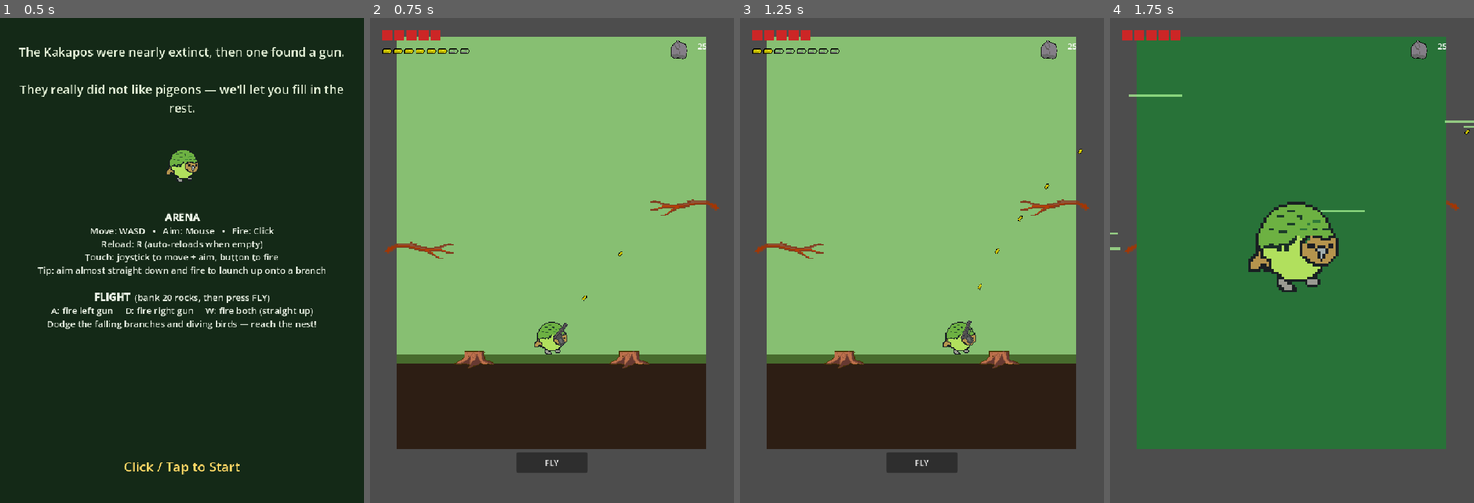
Above: before the commit, frames 1-4 (left to right).
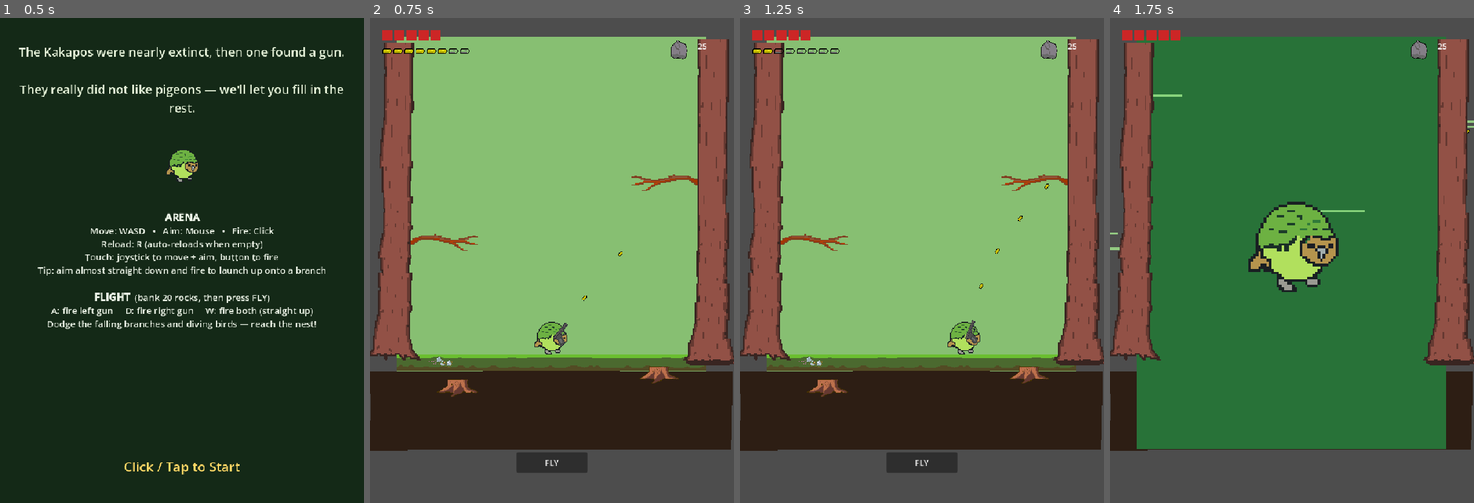
Above: after the commit, the same moments.

Repository: CCp0/Glockapo
Game: Godot game, scene res://scenes/start_screen.tscn
Two runs of this game, one before a commit and one after it. Both use one fixed random seed, a clock stepped at 60 frames per second and the inputs below.
Inputs (mouse positions are in pixels of both pictures, inside the frame that each line leads up to):
- Up to frame 1 (0.5 s): no input
- Up to frame 2 (0.75 s): tap Enter at 0.5 s; move the mouse to (632, 236) at 0.52 s; press the mouse at (632, 236) at 0.53 s; hold D (move_right) from 0.53 s (still down)
- Up to frame 3 (1.25 s): keep holding D (move_right); tap W (move_up) at 0.77 s
- Up to frame 4 (1.75 s): release D (move_right) at 1.25 s; release the mouse at (1372, 236) at 1.25 s; click "FLY" at 1.25 s

Frame 1 is identical in both runs. In frame 2, 17% of the frame differs, in the area x 0-100%, y 4-90%; in frame 3, 17%; in frame 4, 14%.

Commit message:
Ground and Background Textures Added

Diff:
--- a/autoloads/game_state.gd
+++ b/autoloads/game_state.gd
@@ -40,14 +40,10 @@
 	rocks_changed.emit(rocks)
 
 
-## Called when a nest is destroyed: rocks reset (so the Fly button hides
-## again until the next 20), the wave ramps up, birds-this-wave resets.
 func start_new_wave() -> void:
 	wave += 1
 	nests_destroyed_this_run += 1
-	rocks = 0
 	birds_downed_this_wave = 0
-	rocks_changed.emit(rocks)
 
 	# wave is at least 2 here, i.e. this can't trigger until after the
 	# first nest is destroyed.
--- a/resources/biome_config.gd
+++ b/resources/biome_config.gd
@@ -10,13 +10,8 @@
 ## Placeholder background color until real background art exists
 @export var sky_color: Color = Color(0.53, 0.75, 0.92)
 
-## Placeholder ground color until real ground art exists
-@export var ground_color: Color = Color(0.28, 0.42, 0.18)
-
 ## Darker base/soil band beneath the ground surface, where stumps sit
 @export var ground_base_color: Color = Color(0.18, 0.12, 0.08)
-
-@export var platform_scenes: Array[PackedScene] = []
 
 ## Flying enemy scene this biome's spawner instances (forest: wood pigeon).
 @export var enemy_scene: PackedScene
--- a/resources/biomes/forest.tres
+++ b/resources/biomes/forest.tres
@@ -7,12 +7,14 @@
 [ext_resource type="PackedScene" uid="uid://bui702qold41d" path="res://scenes/enemies/armored_pigeon.tscn" id="5_armored_pigeon"]
 [ext_resource type="PackedScene" uid="uid://wmti1ln1cvho" path="res://scenes/flight_obstacles/falling_branch.tscn" id="6_falling_branch"]
 [ext_resource type="PackedScene" uid="uid://cm0g3vounmasl" path="res://scenes/flight_obstacles/diving_bird.tscn" id="7_diving_bird"]
+[ext_resource type="Texture2D" uid="uid://cvp7kt5uyst0c" path="res://assets/background/Tree Trunk Background.png" id="8_tree_trunks"]
 
 [resource]
 script = ExtResource("1_script")
 id = "forest"
 display_name = "Forest"
 sky_color = Color(0.53, 0.75, 0.45, 1)
+background_tree_texture = ExtResource("8_tree_trunks")
 platform_scenes = Array[PackedScene]([ExtResource("2_branch"), ExtResource("3_stump")])
 enemy_scene = ExtResource("4_wood_pigeon")
 ground_enemy_scene = ExtResource("5_armored_pigeon")
--- a/scenes/arena.tscn
+++ b/scenes/arena.tscn
@@ -7,9 +7,33 @@
 [ext_resource type="Script" uid="uid://r8oc27gk8mhi" path="res://scripts/enemy_spawner.gd" id="5_enemy_spawner_script"]
 [ext_resource type="Script" uid="uid://dgnw3kqy80oko" path="res://scripts/health_hud.gd" id="6_health_hud_script"]
 [ext_resource type="PackedScene" uid="uid://b5mi2hr0ate3i" path="res://scenes/ui/game_over_screen.tscn" id="7_game_over"]
-[ext_resource type="Script" path="res://scripts/ammo_hud.gd" id="8_ammo_hud_script"]
-[ext_resource type="Script" path="res://scripts/rock_hud.gd" id="9_rock_hud_script"]
-[ext_resource type="Script" path="res://scripts/fly_button.gd" id="10_fly_button_script"]
+[ext_resource type="Script" uid="uid://xcrvcrdqntsq" path="res://scripts/ammo_hud.gd" id="8_ammo_hud_script"]
+[ext_resource type="Script" uid="uid://2s4rnf80clm3" path="res://scripts/rock_hud.gd" id="9_rock_hud_script"]
+[ext_resource type="Script" uid="uid://bhe70fguctice" path="res://scripts/fly_button.gd" id="10_fly_button_script"]
+[ext_resource type="PackedScene" uid="uid://bt24l2jyflv0d" path="res://scenes/platforms/branch_platform.tscn" id="11_branch"]
+[ext_resource type="PackedScene" uid="uid://ra0jvltdnryx" path="res://scenes/platforms/stump_platform.tscn" id="12_stump"]
+[ext_resource type="Texture2D" uid="uid://cvp7kt5uyst0c" path="res://assets/background/Tree Trunk Background.png" id="13_tree_trunks"]
+[ext_resource type="Texture2D" uid="uid://b4eva01ags8hr" path="res://assets/background/Forest Floor Background.png" id="14_forest_floor"]
+
+[sub_resource type="AtlasTexture" id="AtlasTexture_trunk_0"]
+atlas = ExtResource("13_tree_trunks")
+region = Rect2(0, 0, 64, 64)
+
+[sub_resource type="AtlasTexture" id="AtlasTexture_trunk_2"]
+atlas = ExtResource("13_tree_trunks")
+region = Rect2(128, 0, 64, 64)
+
+[sub_resource type="AtlasTexture" id="AtlasTexture_trunk_4"]
+atlas = ExtResource("13_tree_trunks")
+region = Rect2(256, 0, 64, 64)
+
+[sub_resource type="AtlasTexture" id="AtlasTexture_trunk_1"]
+atlas = ExtResource("13_tree_trunks")
+region = Rect2(64, 0, 64, 64)
+
+[sub_resource type="AtlasTexture" id="AtlasTexture_trunk_3"]
+atlas = ExtResource("13_tree_trunks")
+region = Rect2(192, 0, 64, 64)
 
 [sub_resource type="RectangleShape2D" id="RectangleShape2D_ground"]
 size = Vector2(720, 220)
@@ -22,6 +46,42 @@
 
 [node name="Background" type="Polygon2D" parent="." unique_id=2140869350]
 polygon = PackedVector2Array(0, 0, 720, 0, 720, 960, 0, 960)
+
+[node name="BackgroundTrees" type="Node2D" parent="." unique_id=311924906]
+
+[node name="Tree1" type="Node" parent="BackgroundTrees" unique_id=2009690761]
+
+[node name="TreeTrunk1" type="Sprite2D" parent="BackgroundTrees/Tree1" unique_id=1553135931]
+position = Vector2(-12.599995, 650)
+scale = Vector2(3.2, 3.2)
+texture = SubResource("AtlasTexture_trunk_0")
+
+[node name="TreeTrunk2" type="Sprite2D" parent="BackgroundTrees/Tree1" unique_id=278611604]
+position = Vector2(-5.5999794, 460)
+scale = Vector2(2.8, 2.8)
+texture = SubResource("AtlasTexture_trunk_2")
+
+[node name="TreeTrunk6" type="Sprite2D" parent="BackgroundTrees/Tree1" unique_id=877307177]
+position = Vector2(-2.5999985, 193.29999)
+scale = Vector2(2.8, 5.6343746)
+texture = SubResource("AtlasTexture_trunk_2")
+
+[node name="Tree2" type="Node" parent="BackgroundTrees" unique_id=943434641]
+
+[node name="TreeTrunk3" type="Sprite2D" parent="BackgroundTrees/Tree2" unique_id=1642160699]
+position = Vector2(728.6, 506)
+scale = Vector2(3.01875, 3.0499992)
+texture = SubResource("AtlasTexture_trunk_4")
+
+[node name="TreeTrunk4" type="Sprite2D" parent="BackgroundTrees/Tree2" unique_id=79225133]
+position = Vector2(728.6, 669)
+scale = Vector2(3, 3)
+texture = SubResource("AtlasTexture_trunk_1")
+
+[node name="TreeTrunk5" type="Sprite2D" parent="BackgroundTrees/Tree2" unique_id=881744039]
+position = Vector2(729.6, 209)
+scale = Vector2(3, 6.40625)
+texture = SubResource("AtlasTexture_trunk_3")
 
 [node name="Ground" type="StaticBody2D" parent="." unique_id=2089772106]
 position = Vector2(360, 850)
@@ -30,28 +90,45 @@
 [node name="CollisionShape2D" type="CollisionShape2D" parent="Ground" unique_id=2018121801]
 shape = SubResource("RectangleShape2D_ground")
 
-[node name="GrassVisual" type="Polygon2D" parent="Ground" unique_id=1239844378]
-polygon = PackedVector2Array(-360, -110, 360, -110, 360, -90, -360, -90)
+[node name="GrassVisual" type="Sprite2D" parent="Ground" unique_id=1239844378]
+position = Vector2(0, -92)
+scale = Vector2(0.5625, 0.5625)
+texture = ExtResource("14_forest_floor")
 
 [node name="SoilVisual" type="Polygon2D" parent="Ground" unique_id=1642217418]
-polygon = PackedVector2Array(-360, -90, 360, -90, 360, 110, -360, 110)
+polygon = PackedVector2Array(-424, -72, -1, -73, 421, -72, 417.09802, 111.48425, -424, 112, -422, 8)
+uv = PackedVector2Array(-423, -89, 419, -90, 417.09802, 111.48425, -419, 109, -420.8504, 8.733719)
 
 [node name="Platforms" type="Node2D" parent="." unique_id=997435839]
 
-[node name="LeftWall" type="StaticBody2D" parent="."]
+[node name="Branch1" parent="Platforms" unique_id=991660990 instance=ExtResource("11_branch")]
+position = Vector2(107.000015, 461.00003)
+scale = Vector2(2.6, 2.6)
+
+[node name="Branch2" parent="Platforms" unique_id=394017629 instance=ExtResource("11_branch")]
+position = Vector2(626.00006, 322.00003)
+scale = Vector2(-2.6, 2.6)
+
+[node name="Stump1" parent="Platforms" unique_id=1292157900 instance=ExtResource("12_stump")]
+position = Vector2(141, 806)
+scale = Vector2(1.5, 1.5)
+
+[node name="Stump2" parent="Platforms" unique_id=875274470 instance=ExtResource("12_stump")]
+position = Vector2(609, 775)
+scale = Vector2(1.5, 1.5)
+
+[node name="LeftWall" type="StaticBody2D" parent="." unique_id=252656788]
 position = Vector2(-20, 480)
-collision_layer = 1
 collision_mask = 0
 
-[node name="CollisionShape2D" type="CollisionShape2D" parent="LeftWall"]
+[node name="CollisionShape2D" type="CollisionShape2D" parent="LeftWall" unique_id=1954062837]
 shape = SubResource("RectangleShape2D_wall")
 
-[node name="RightWall" type="StaticBody2D" parent="."]
+[node name="RightWall" type="StaticBody2D" parent="." unique_id=906267478]
 position = Vector2(740, 480)
-collision_layer = 1
 collision_mask = 0
 
-[node name="CollisionShape2D" type="CollisionShape2D" parent="RightWall"]
+[node name="CollisionShape2D" type="CollisionShape2D" parent="RightWall" unique_id=196517424]
 shape = SubResource("RectangleShape2D_wall")
 
 [node name="Kakapo" parent="." unique_id=890051436 instance=ExtResource("2_kakapo")]
@@ -76,14 +153,15 @@
 offset_bottom = 44.0
 script = ExtResource("6_health_hud_script")
 
-[node name="AmmoHUD" type="HBoxContainer" parent="HUD"]
+[node name="AmmoHUD" type="HBoxContainer" parent="HUD" unique_id=849650773]
 offset_left = 24.0
 offset_top = 54.0
 offset_right = 250.0
 offset_bottom = 78.0
 script = ExtResource("8_ammo_hud_script")
 
-[node name="RockHUD" type="HBoxContainer" parent="HUD"]
+[node name="RockHUD" type="HBoxContainer" parent="HUD" unique_id=1345329594]
+anchors_preset = 1
 anchor_left = 1.0
 anchor_right = 1.0
 offset_left = -140.0
@@ -102,19 +180,22 @@
 anchor_left = 1.0
 anchor_right = 1.0
 offset_left = -160.0
+offset_top = -120.0
 offset_right = -40.0
+offset_bottom = 0.0
 grow_horizontal = 0
 grow_vertical = 0
 output = 1
 
-[node name="FlyButton" type="Button" parent="HUD"]
+[node name="FlyButton" type="Button" parent="HUD" unique_id=2024174650]
+anchors_preset = 7
 anchor_left = 0.5
+anchor_top = 1.0
 anchor_right = 0.5
-anchor_top = 1.0
 anchor_bottom = 1.0
 offset_left = -70.0
+offset_top = -100.0
 offset_right = 70.0
-offset_top = -100.0
 offset_bottom = -60.0
 grow_horizontal = 2
 text = "FLY"
--- a/scripts/arena.gd
+++ b/scripts/arena.gd
@@ -2,15 +2,6 @@
 
 # Defaults to the forest resource currently (not GameState.current_biome)
 @export var biome: BiomeConfig = preload("res://resources/biomes/forest.tres")
-
-# scene_index into biome.platform_scenes (0 = branch, 1 = stump for forest).
-# Negative scale.x mirrors a branch so it reads as entering from the right.
-@export var platform_layout: Array[Dictionary] = [
-	{"scene_index": 0, "position": Vector2(50, 480), "scale": Vector2(2.6, 2.6)},
-	{"scene_index": 0, "position": Vector2(670, 380), "scale": Vector2(-2.6, 2.6)},
-	{"scene_index": 1, "position": Vector2(180, 740), "scale": Vector2(1.5, 1.5)},
-	{"scene_index": 1, "position": Vector2(540, 740), "scale": Vector2(1.5, 1.5)},
-]
 
 const KAKAPO_SPAWN_POSITION := Vector2(360, 650)
 # Above the visible arena — a failed flight drops the kakapo back in from
@@ -22,9 +13,7 @@
 const NestCutsceneScene := preload("res://scenes/flight/nest_cutscene.tscn")
 
 @onready var background: Polygon2D = $Background
-@onready var grass_visual: Polygon2D = $Ground/GrassVisual
 @onready var soil_visual: Polygon2D = $Ground/SoilVisual
-@onready var platforms: Node2D = $Platforms
 @onready var kakapo: CharacterBody2D = $Kakapo
 @onready var enemy_spawner: EnemySpawner = $EnemySpawner
 @onready var main_camera: Camera2D = $MainCamera
@@ -34,23 +23,12 @@
 
 func _ready() -> void:
 	_apply_biome_colors()
-	_spawn_platforms()
 	fly_button.pressed.connect(_on_fly_pressed)
 
 
 func _apply_biome_colors() -> void:
 	background.color = biome.sky_color
-	grass_visual.color = biome.ground_color
 	soil_visual.color = biome.ground_base_color
-
-
-func _spawn_platforms() -> void:
-	for entry: Dictionary in platform_layout:
-		var scene: PackedScene = biome.platform_scenes[entry["scene_index"]]
-		var instance: Node2D = scene.instantiate()
-		instance.position = entry["position"]
-		instance.scale = entry.get("scale", Vector2.ONE)
-		platforms.add_child(instance)
 
 
 func _on_fly_pressed() -> void:
--- a/scripts/kakapo.gd
+++ b/scripts/kakapo.gd
@@ -1,6 +1,6 @@
 extends CharacterBody2D
 
-const SPEED := 250.0
+const SPEED := 300.0
 const ACCELERATION := 1760.0
 const GRAVITY := 1400.0
 const RECOIL_STRENGTH := 210.0
Binary file added: assets/background/Forest Floor Background.png
Not shown, added: assets/background/Forest Floor Background.png.import
Binary file added: assets/background/Tree Trunk Background.png
Not shown, added: assets/background/Tree Trunk Background.png.import
